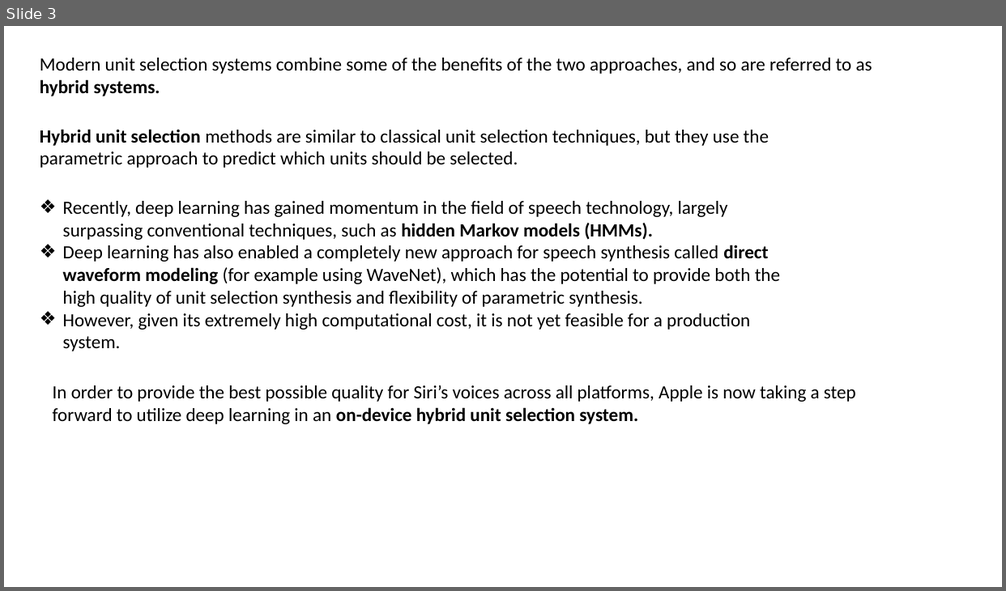
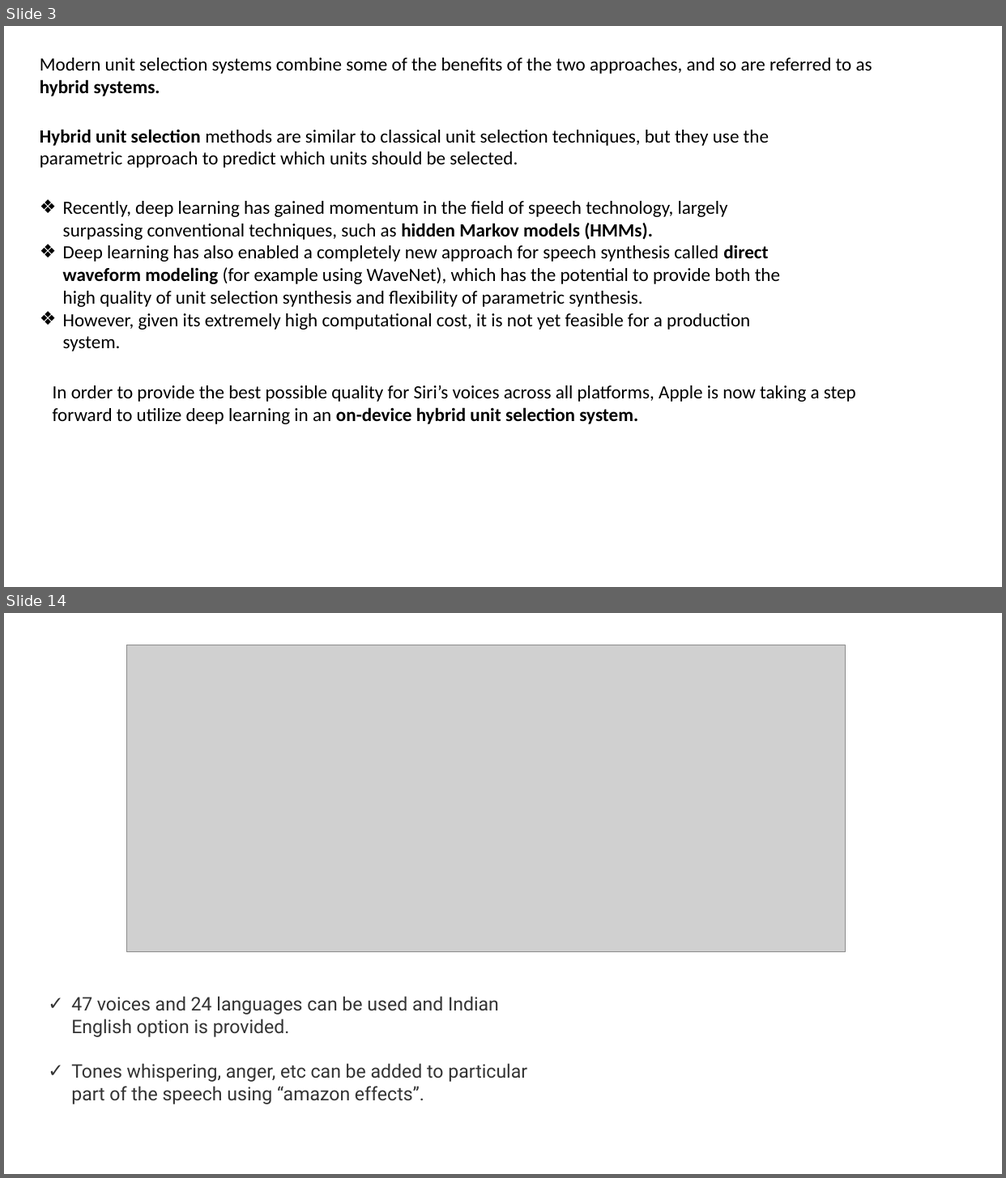
Before and after one commit to maddy6/LSTM_DEEP, a slide deck: Voice_Based_AI_Applications.pptx. Shown one above the other, each under a label of ours: slide 3 before the commit, slides 3 and 14 after it; the slides between them are not shown. The pictures are 1006x591 and 1006x1178 pixels, drawn with LibreOffice and Linux fonts; fonts in the diff are those of the drawing; grey boxes stand for pictures. Boxes give left, top, right and bottom in pixels: in the first picture for what was removed or moved away, otherwise in the second. Text is boxed around its words. In the diff, an @@ line names an element or a change of style, - is before the commit and + after.

```diff
--- a/Voice_Based_AI_Applications.pptx
+++ b/Voice_Based_AI_Applications.pptx
@@ slide 14 added at (4, 613, 1002, 1174), background #FFFFFF @@
@@ picture added at (127, 645, 846, 952) @@
@@ text added at (71, 996, 527, 1105), 18 pt, text #333333 @@
+✓ 47 voices and 24 languages can be used and Indian English option is provided.
+✓ Tones whispering, anger, etc can be added to particular part of the speech using “amazon effects”.
```
Also in this commit, not shown: 2 slides changed, 17 other slides added, 1 slide removed.
